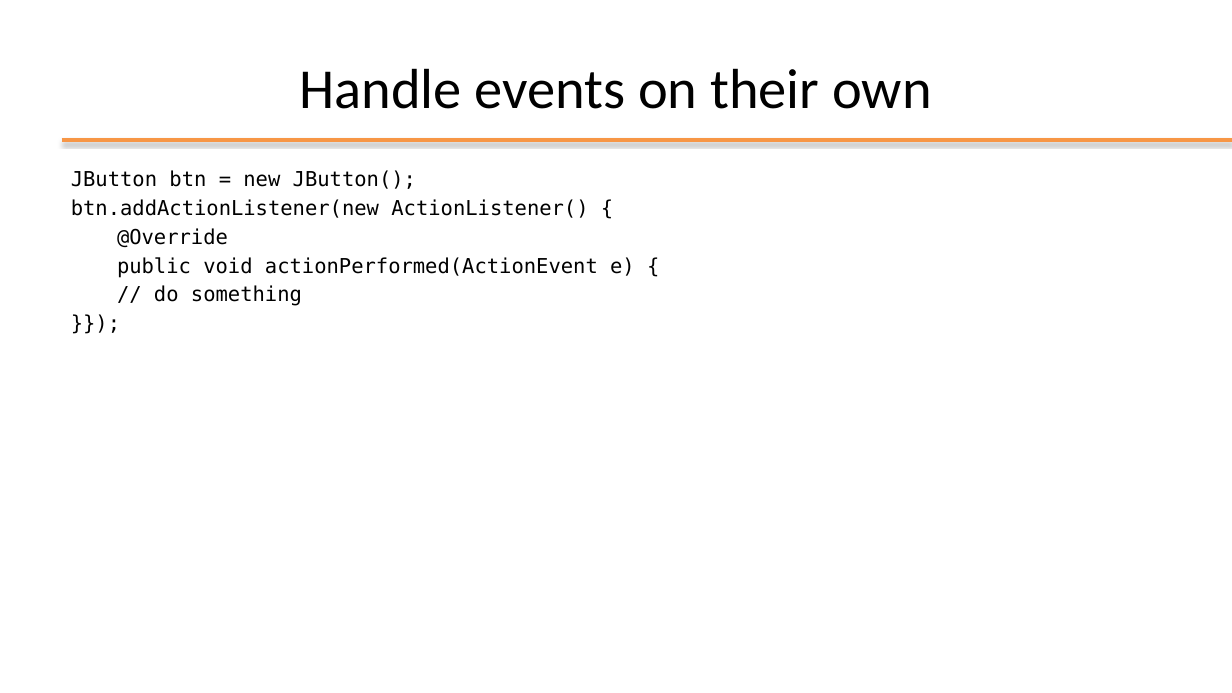
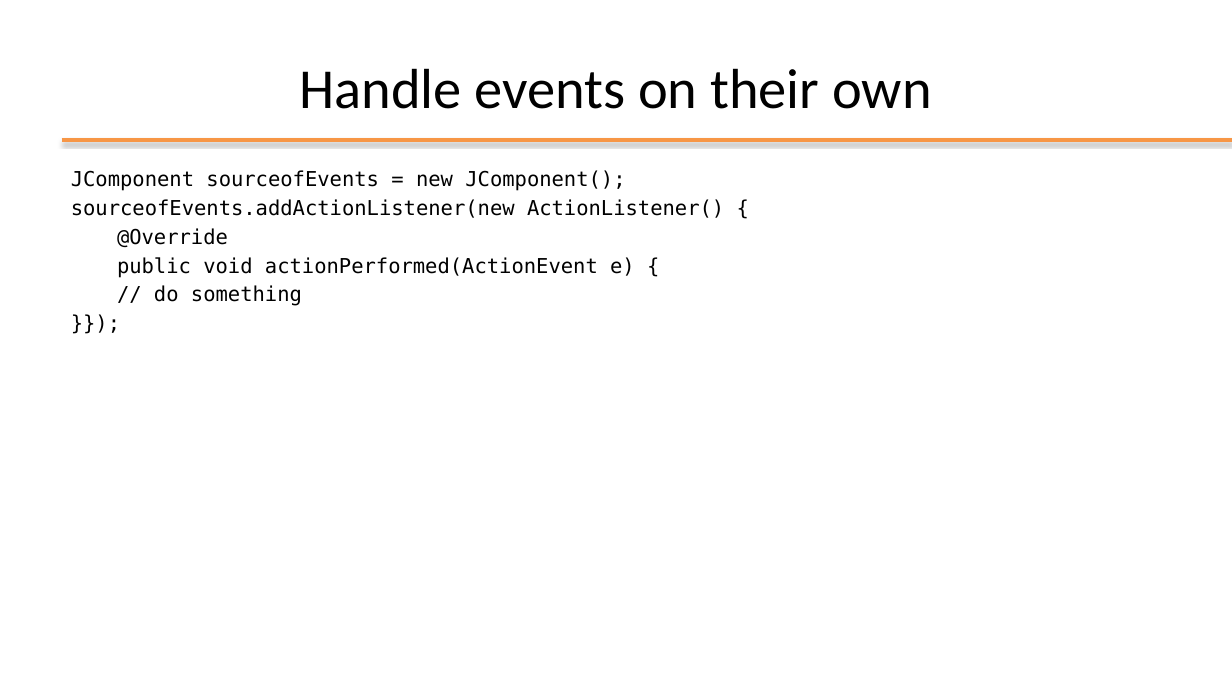
Before and after one commit to plctechnician/ooprogramming, a slide deck: slide 50 of java/slides/ppt/09 - Java Swing Framework.pptx. Drawn at 1232x693 pixels with LibreOffice and Linux fonts; fonts in the diff are those of the drawing; background and template pictures are left out. Boxes give left, top, right and bottom in pixels: in the first picture for what was removed or moved away, otherwise in the second. Text is boxed around its words. In the diff, an @@ line names an element or a change of style, - is before the commit and + after.

```diff
--- a/java/slides/ppt/09 - Java Swing Framework.pptx
+++ b/java/slides/ppt/09 - Java Swing Framework.pptx
@@ text at (x1=71, y1=170, x2=724, y2=218): text changed @@
-JButton btn = new JButton();
-btn.addActionListener(new ActionListener() {
+JComponent sourceofEvents = new JComponent();
+sourceofEvents.addActionListener(new ActionListener() {
```
Also in this commit, not shown: 3 other slides changed, 15 other files.
